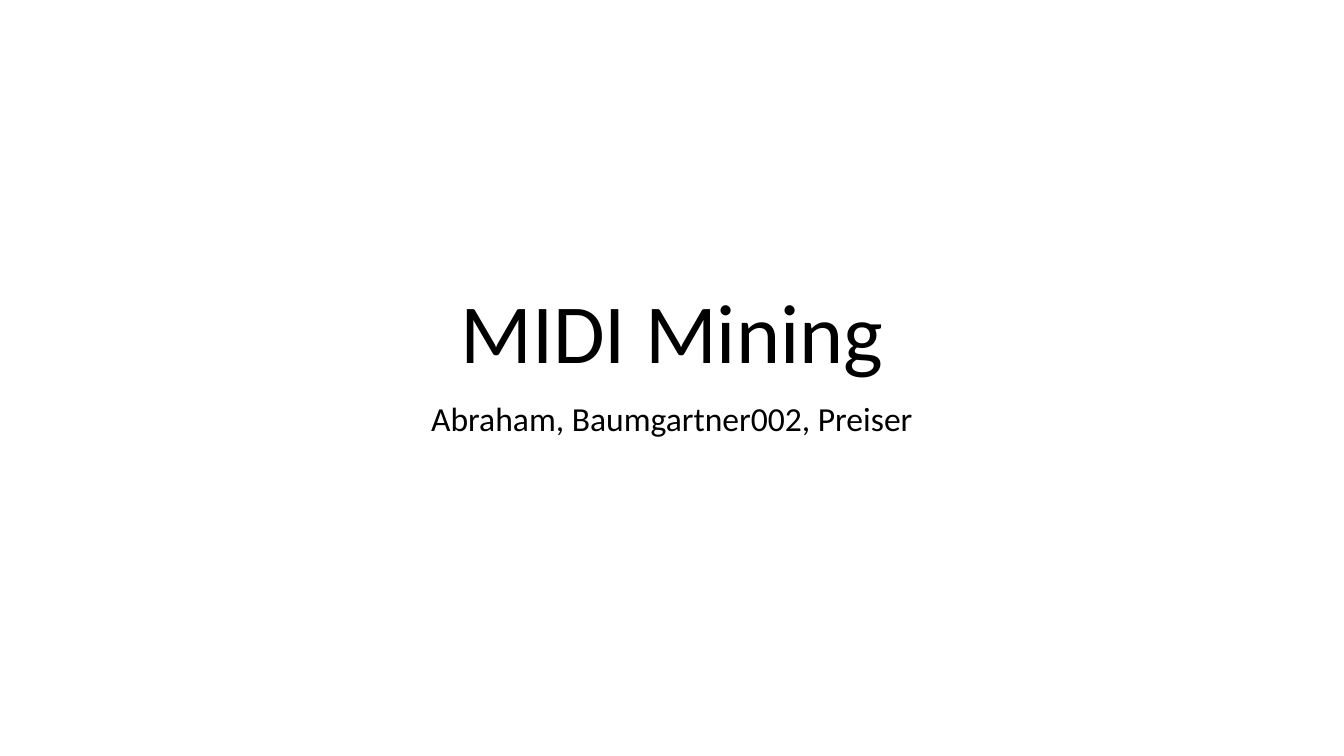
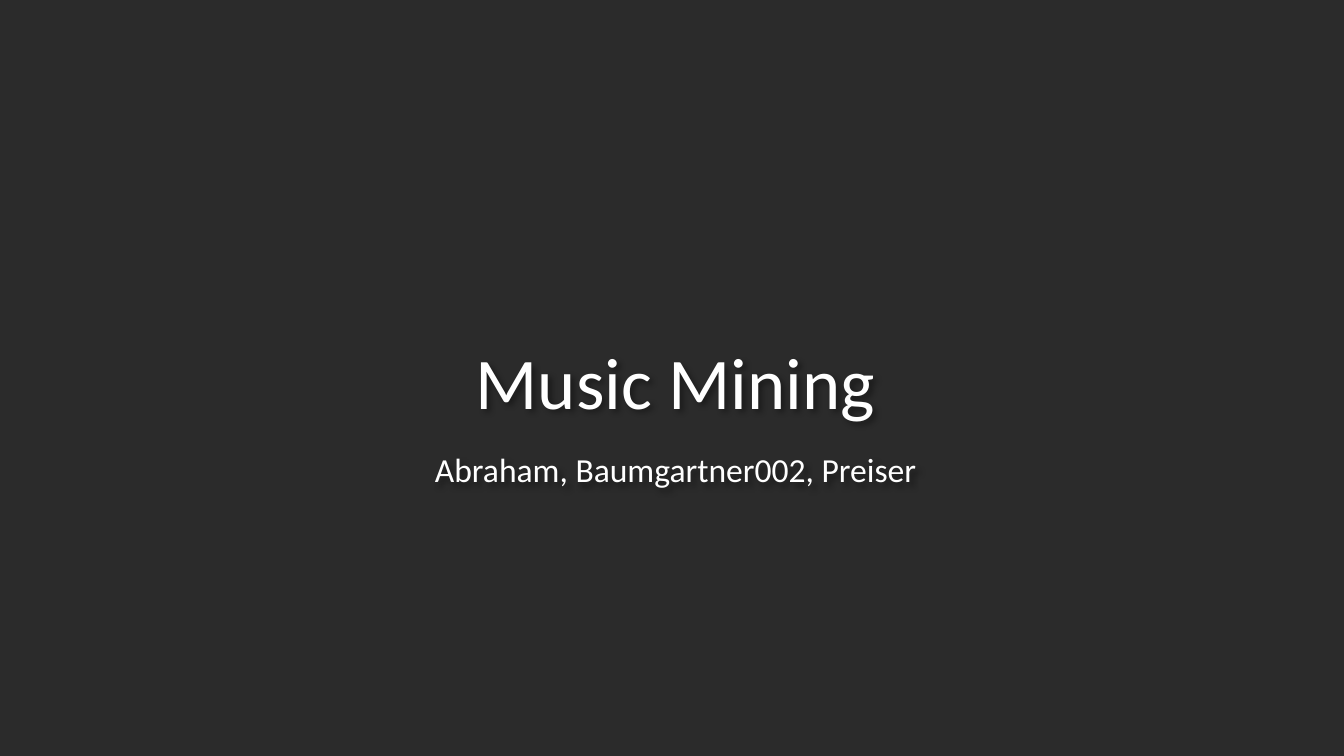
Before and after one commit to BauTobias93/ft_midi_project, a slide deck: slide 1 of MIDI Mining.pptx. Drawn at 1344x756 pixels with LibreOffice and Linux fonts; fonts in the diff are those of the drawing; background and template pictures are left out; a plain dark background stands for a picture behind light text. Boxes give left, top, right and bottom in pixels: in the first picture for what was removed or moved away, otherwise in the second. Text is boxed around its words. In the diff, an @@ line names an element or a change of style, - is before the commit and + after.

```diff
--- a/MIDI Mining.pptx
+++ b/MIDI Mining.pptx
@@ background #FFFFFF to picture (left out) @@
@@ title at (x1=476, y1=359, x2=874, y2=422): text changed; size 60 to 52 pt; text colour #000000 to #FFFFFF @@
-MIDI Mining
+Music Mining
@@ subtitle "Abraham, Baumgartner002, Preiser" moved from (x1=431, y1=407, x2=913, y2=437) to (x1=435, y1=458, x2=917, y2=488) @@
@@ subtitle "Abraham, Baumgartner002, Preiser" at (x1=435, y1=458, x2=917, y2=488): text colour #000000 to #FFFFFF @@
```
Also in this commit, not shown: 3 other slides changed, 2 slides added, 1 other file.
